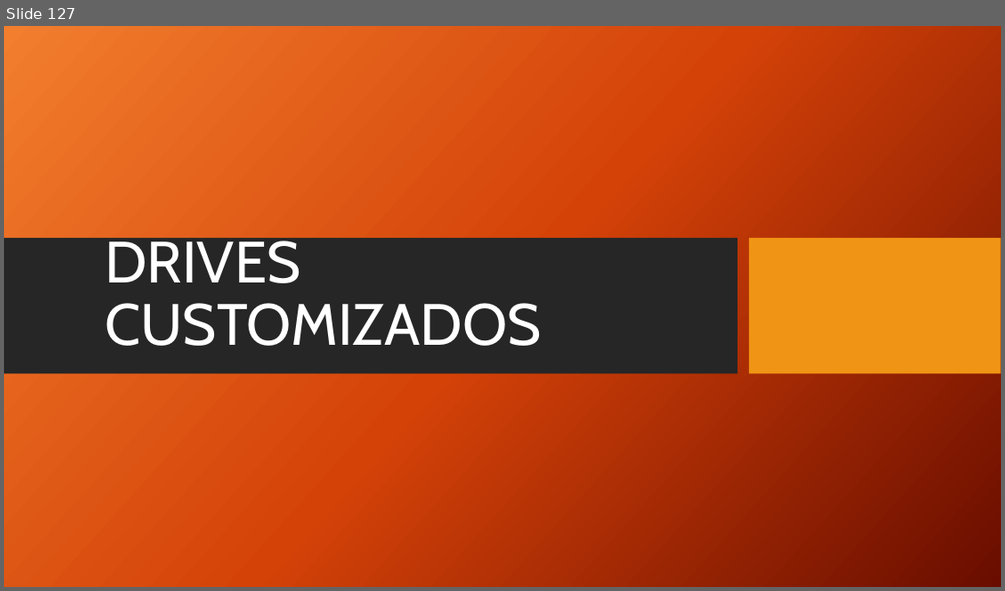
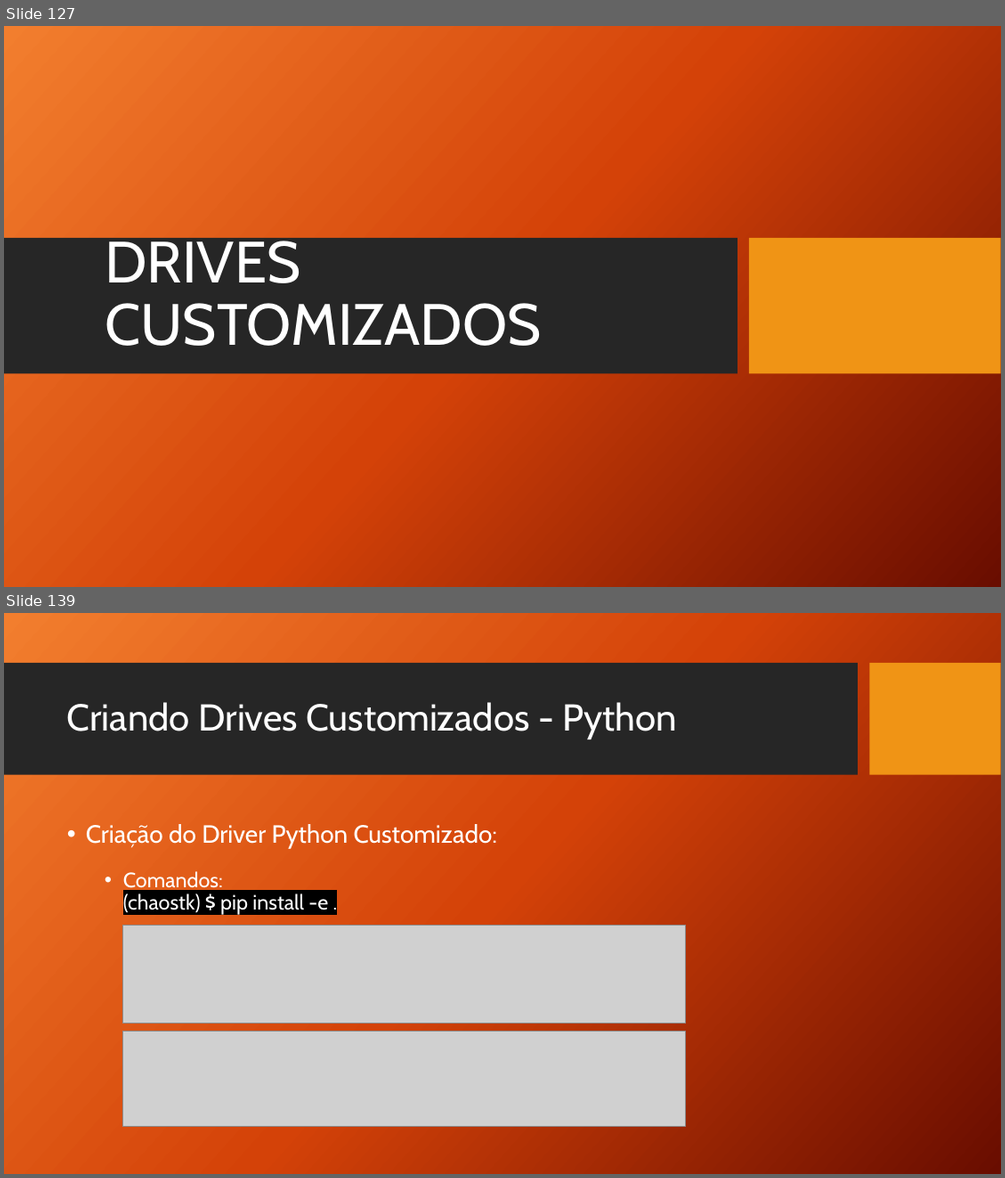
Before and after one commit to TCC-Chaos-Engineering/docs-chaos-engineering, a slide deck: docs/Chaos Engineering - Das Hipoteses aos Testes.pptx. Shown one above the other, each under a label of ours: slide 127 before the commit, slides 127 and 139 after it; the slides between them are not shown. The pictures are 1005x591 and 1005x1178 pixels, drawn with LibreOffice and Linux fonts; fonts in the diff are those of the drawing; grey boxes stand for pictures; background and template pictures are left out. Boxes give left, top, right and bottom in pixels: in the first picture for what was removed or moved away, otherwise in the second. Text is boxed around its words. In the diff, an @@ line names an element or a change of style, - is before the commit and + after.

Commit message:
Adiciona Criando Drives Customizados
Adiciona o subtópico: Criando Drives Customizados

```diff
--- a/docs/Chaos Engineering - Das Hipoteses aos Testes.pptx
+++ b/docs/Chaos Engineering - Das Hipoteses aos Testes.pptx
@@ slide 139 added at bbox=[4, 613, 1001, 1174], background picture (left out) @@
@@ rectangle added at bbox=[4, 663, 858, 775], fill #262626 @@
@@ rectangle added at bbox=[870, 663, 1001, 775], fill #F09415 @@
@@ title added at bbox=[67, 702, 677, 739], 36 pt, text #FFFFFF @@
+Criando Drives Customizados - Python
@@ text added at bbox=[86, 824, 498, 915], 24 pt, text #FFFFFF @@
+• Criação do Driver Python Customizado:
+  • Comandos:
+    (chaostk) $ pip install -e .
@@ picture added at bbox=[123, 925, 686, 1023] @@
@@ picture added at bbox=[123, 1031, 686, 1126] @@
```
Also in this commit, not shown: 7 slides changed, 16 other slides added.
